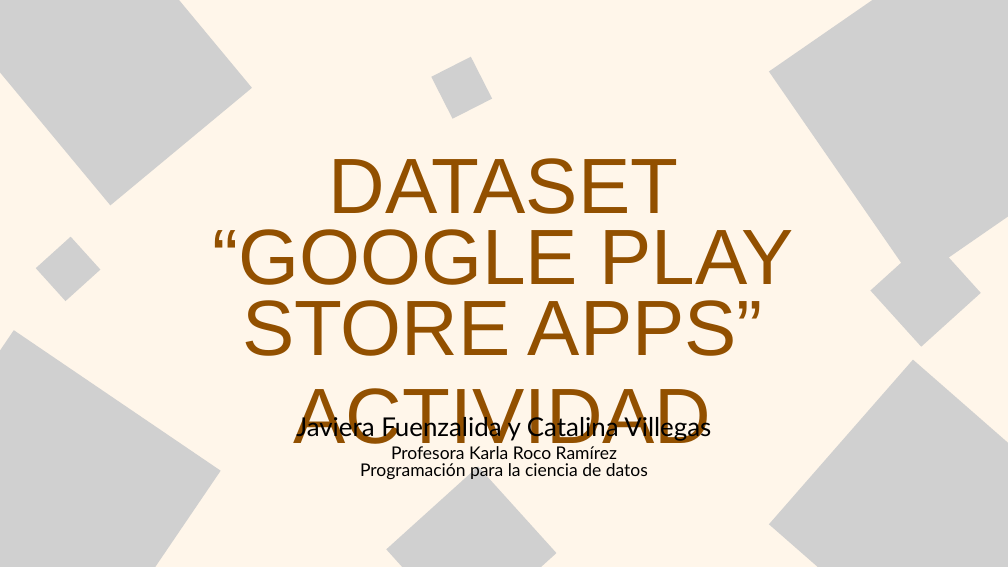
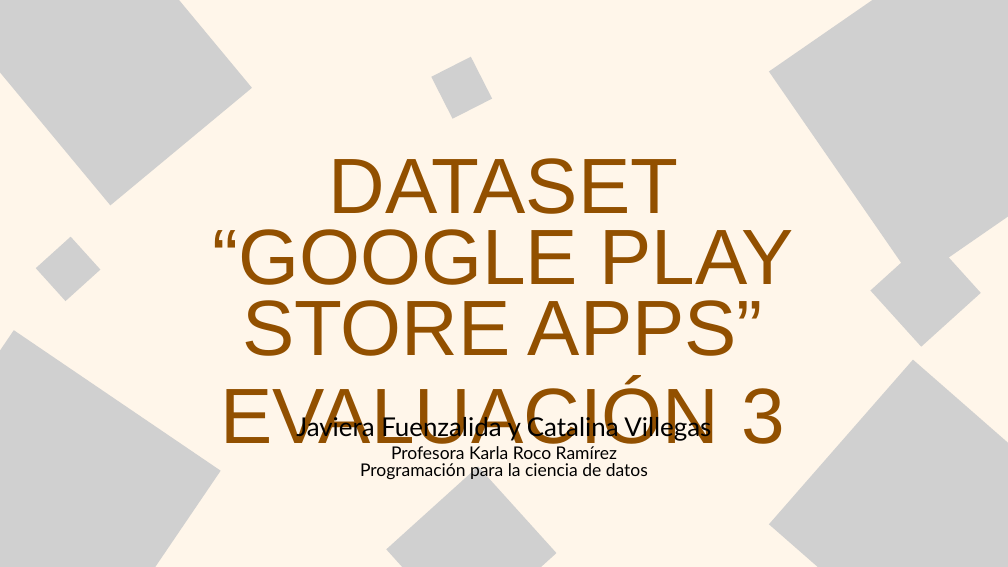
Before and after one commit to JavieraFuenzalidaI/Evaluacion3, a slide deck: slide 1 of PresentaciónEv3.pptx. Drawn at 1008x567 pixels with LibreOffice and Linux fonts; fonts in the diff are those of the drawing; grey boxes stand for pictures. Boxes give left, top, right and bottom in pixels: in the first picture for what was removed or moved away, otherwise in the second. Text is boxed around its words. In the diff, an @@ line names an element or a change of style, - is before the commit and + after.

```diff
--- a/PresentaciónEv3.pptx
+++ b/PresentaciónEv3.pptx
@@ text at bbox=[220, 381, 785, 458]: text changed @@
-ACTIVIDAD
+EVALUACIÓN 3
```
Also in this commit, not shown: 3 other slides changed, 6 slides added, 7 slides removed.
